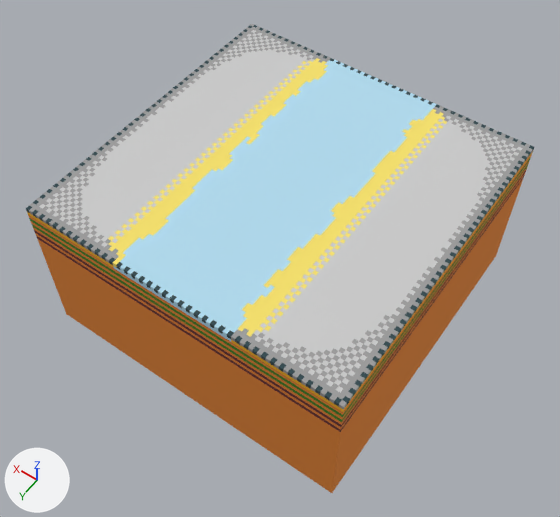
An edit to the OBJ model assets/terrain/snowlands/ice_river_1_tile.obj, drawn before and after from the same camera.
The view is the same before and after, from a 50 mm camera at (-6.77, 9.81, 16.32) aimed at (-0.11, 0.47, 1.65). Every picture has the same lights, and +X, +Y and +Z are marked at lower left. Where no turn or scale is listed for an object, it has been applied to the vertices. Vertices at the same position are counted once.

Names of what the first picture shows: 'Untitled'.
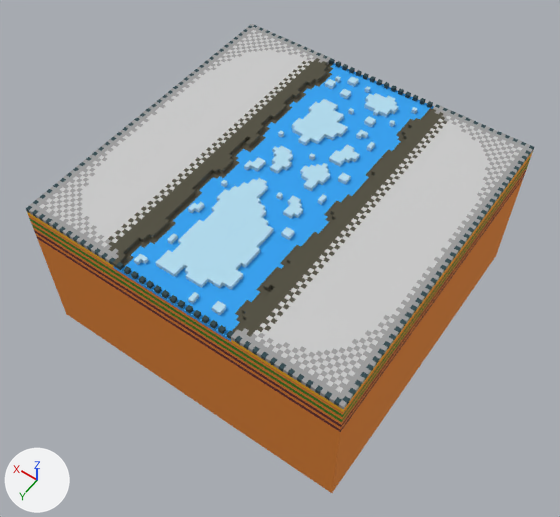
Commit message: Improved ice river

What the commit changed:
me_untitled is used by ob_untitled; location (0.0, 0.0, 0.0).
me_untitled had 2400 vertices, 4768 faces and spanned x -4.0..4.0, y -4.0..4.0, z 0.0..4.0.
me_untitled now has 3110 vertices, 6276 faces and spans x -4.0..4.0, y -4.0..4.0, z 0.0..4.0.
me_untitled part 1: 710 vertices added at x -1.5..1.5, y -3.9..3.9, z 3.9..4.0.
me_untitled part 2: 658 kept faces spanning x -2.0..2.0, y -3.8..4.0, z 3.8..4.0 get new texture (UV) coordinates.

Pixel boxes (x1, y1, x2, y2) of what changed, in the pictures (560 x 517 px):
part 1 of me_untitled, added (blue)
    after: (120, 60, 434, 336)
part 2 of me_untitled, surface changed (yellow to brown)
    both: (108, 58, 447, 337)
